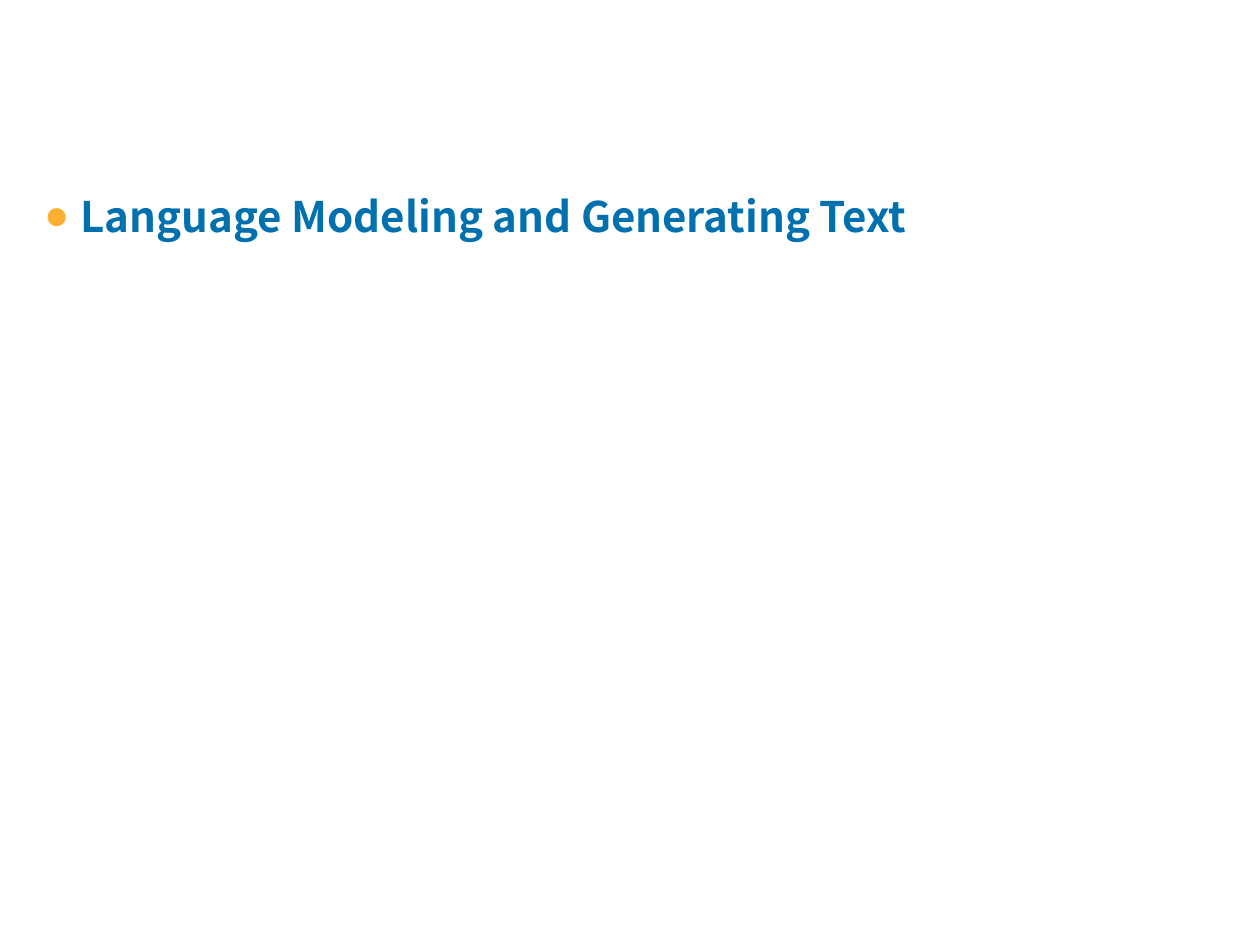
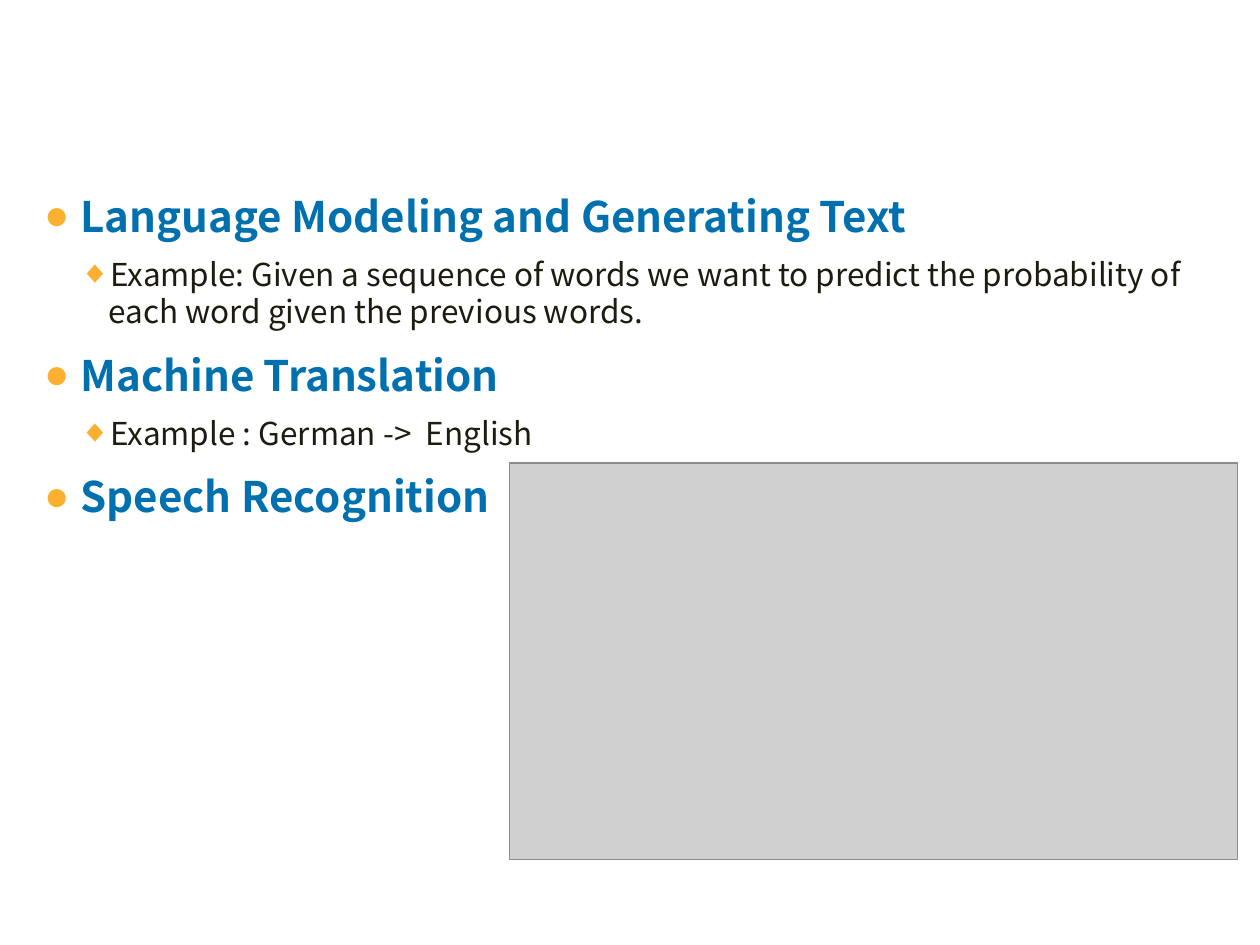
Before and after one commit to jxwb088047/RNN_BPTT_report, a slide deck: slide 6 of 林广和研一下学术ppt-2016-06-06.pptx (slide 5 before the commit). Drawn at 1260x945 pixels with LibreOffice and Linux fonts; fonts in the diff are those of the drawing; grey boxes stand for pictures; background and template pictures are left out. Boxes give left, top, right and bottom in pixels: in the first picture for what was removed or moved away, otherwise in the second. Text is boxed around its words. In the diff, an @@ line names an element or a change of style, - is before the commit and + after.

```diff
--- a/林广和研一下学术ppt-2016-06-06.pptx
+++ b/林广和研一下学术ppt-2016-06-06.pptx
@@ text at (x1=81, y1=260, x2=1180, y2=523): paragraphs added @@
+  ◆ Example: Given a sequence of words we want to predict the probability of each word given the previous words.
+● Machine Translation
+  ◆ Example : German -> English
+● Speech Recognition
@@ picture added at (x1=509, y1=462, x2=1237, y2=859) @@
```
Also in this commit, not shown: 2 other slides changed, 2 slides added, 1 slide removed, 1 other file.
